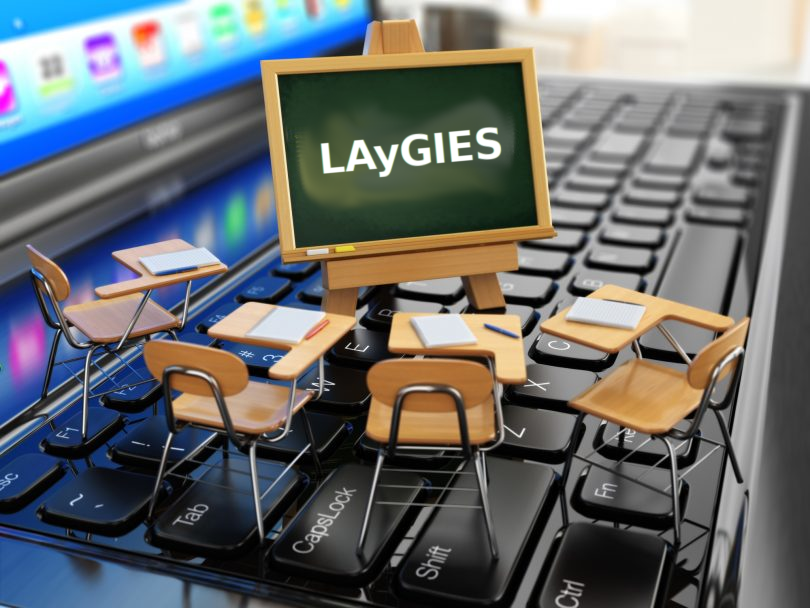
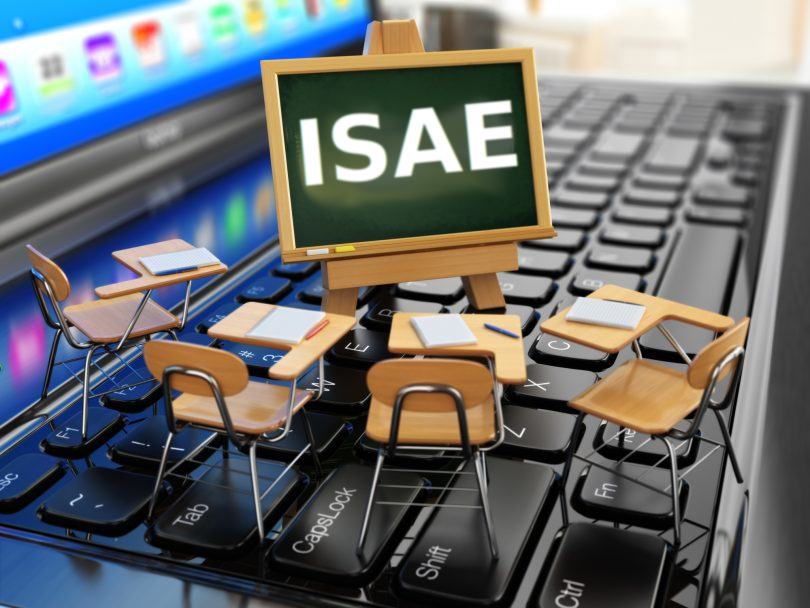
Two versions of the same layered image (810×608). Layer-by-layer changes:
renamed "LAyGIES" to "ISAE", painted on it over [298, 98, 520, 188]
